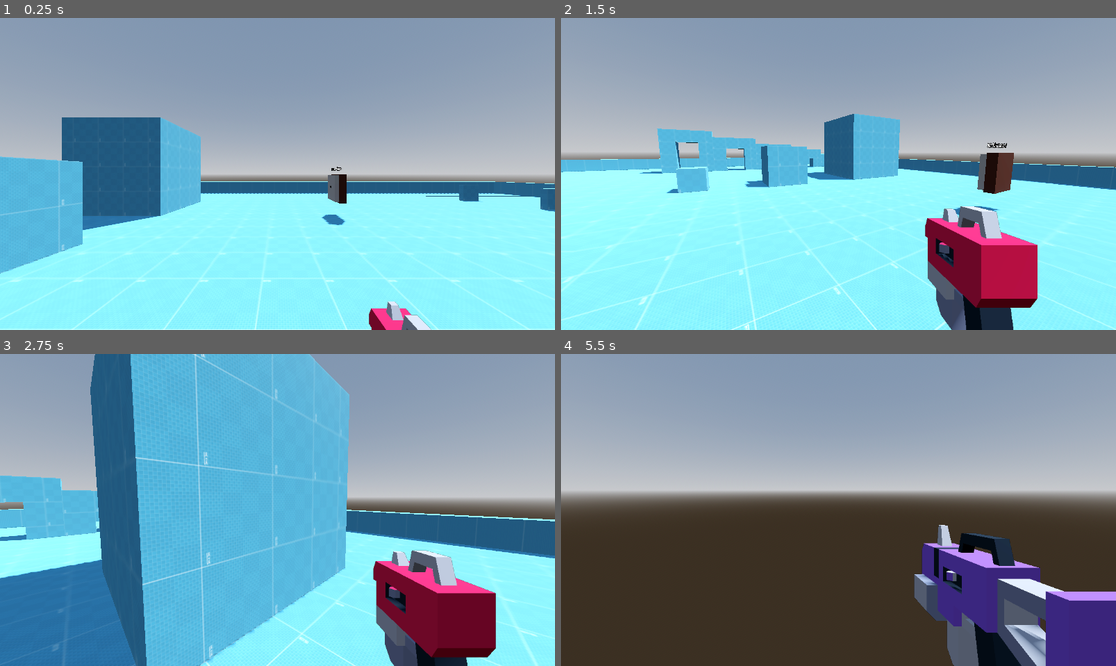
Above: before the commit, frames 1-4 (two rows, left to right).
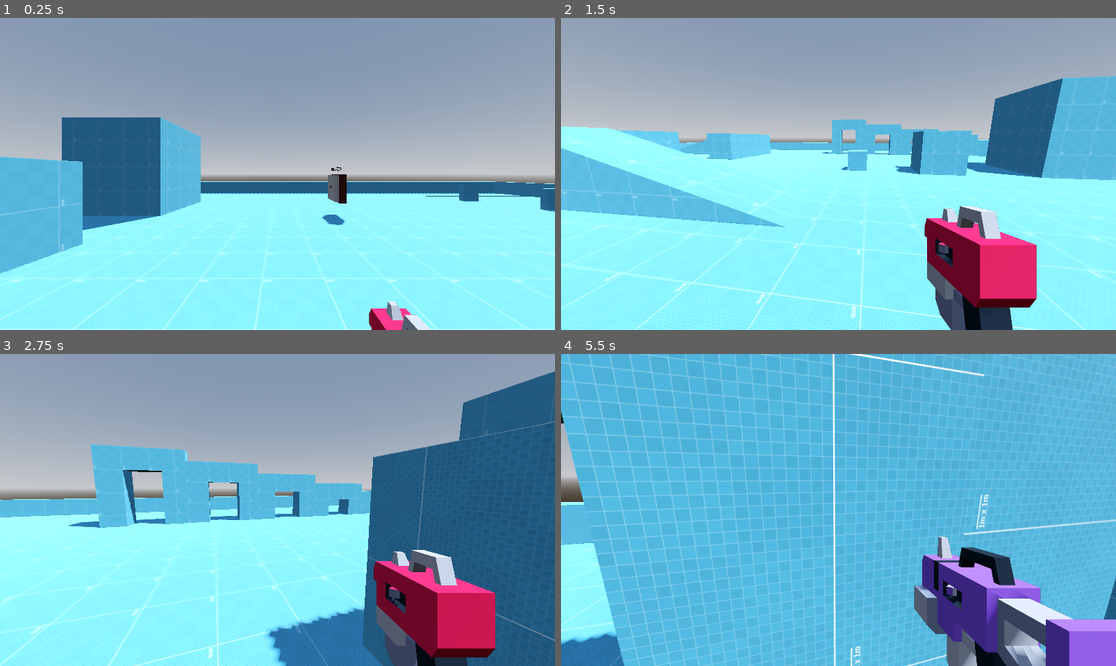
Above: after the commit, the same moments.

Repository: dragon1freak/fps-template
Game: Godot game, scene res://scenes/test_gym/test_gym.tscn
The game is run twice, just before and just after one commit, with the same random seed, the same clock (stepped at 60 frames per second) and the same inputs.
Inputs (mouse positions are in pixels of both pictures, inside the frame that each line leads up to):
- Up to frame 1 (0.25 s): no input
- Up to frame 2 (1.5 s): move the mouse to (960, 158) at 0.52 s; hold D (strafe_right) 0.53-1.28 s; click (960, 158) at 0.6 s; tap Space (jump) at 0.77 s; move the mouse to (810, 174) at 1.27 s; hold W (move_forward) from 1.28 s (still down); tap F (interact) at 1.35 s
- Up to frame 3 (2.75 s): keep holding W (move_forward); tap Space (jump) at 1.52 s; click (249, 510) at 1.55 s; move the mouse to (288, 503) at 2.02 s; click (288, 503) at 2.1 s
- Up to frame 4 (5.5 s): keep holding W (move_forward); move the mouse to (832, 516) at 2.77 s; tap Q (switch_weapon) at 2.85 s; tap Space (jump) at 3.02, 3.77, 4.52 s; click (832, 516) at 3.05 s; move the mouse to (877, 513) at 3.52 s; click (877, 513) at 3.6 s; tap R (reload) at 4.15 s; move the mouse to (794, 506) at 4.27 s; tap F (interact) at 4.35 s; click (794, 506) at 4.55 s; move the mouse to (844, 510) at 5.02 s; click (844, 510) at 5.1 s

The runs differ from the first frame. In frame 1, less than 0.1% of the frame differs, in the area x 66-78%, y 90-100%; in frame 2, 25%; in frame 3, 66%; in frame 4, 97%, in the area x 0-100%, y 0-100%.

Commit message:
Small changes, only set audio bus if it exists

Diff:
--- a/global/audio.gd
+++ b/global/audio.gd
@@ -52,7 +52,7 @@
 		elif next.stream is AudioStream:
 			next_player.stream = next.stream
 
-		if next_player.bus != next.bus:
+		if next_player.bus != next.bus and AudioServer.get_bus_index(next.bus) > 0:
 			next_player.bus = next.bus
 		next_player.volume_db = next.volume
 		next_player.play()
--- a/project.godot
+++ b/project.godot
@@ -18,6 +18,11 @@
 [autoload]
 
 Audio="*res://global/audio.gd"
+
+[display]
+
+window/size/viewport_width=1920
+window/size/viewport_height=1080
 
 [input]
 
--- a/scenes/player/player.gd
+++ b/scenes/player/player.gd
@@ -60,7 +60,7 @@
 	if rotation_target:
 		pivot.rotation.x = lerp_angle(pivot.rotation.x, rotation_target.x, delta * 25) # Rotate camera pivot up and down
 		rotation.y = lerp_angle(rotation.y, rotation_target.y, delta * 25) # Rotate player left and right
-		main_camera.rotation.z = lerp_angle(main_camera.rotation.z, clamp(rotation_target.y - previous_rotation, -0.15, 0.15) * 25 * delta, delta * 5) # Slight camera tilt based on rotation speed
+		main_camera.rotation.z = lerp_angle(main_camera.rotation.z, clamp(rotation_target.y - previous_rotation, -0.15, 0.15) * 25 * delta, delta * 10) # Slight camera tilt based on rotation speed
 		previous_rotation = rotation_target.y
 
 	container.position = lerp(container.position, (basis.inverse() * -velocity / 50).clampf(-0.05, 0.05), delta * 5) # Moves the weapon container around during movement
--- a/scenes/player/weapon_states/shoot.gd
+++ b/scenes/player/weapon_states/shoot.gd
@@ -6,14 +6,30 @@
 	do_shoot()
 
 
+func exit() -> void:
+	if shoot_timer.timeout.is_connected(_post_shoot):
+		shoot_timer.timeout.disconnect(_post_shoot)
+	shoot_timer = null
+
+
+func _process(delta: float) -> void:
+	if Input.is_action_just_pressed("reload") and current_weapon.current_magazine < current_weapon.max_magazine_size:
+		transition("reload")
+
+
+var shoot_timer : SceneTreeTimer
 func do_shoot() -> void:
 	# Play shoot sounds
 	if current_weapon.sound_shoot:
 		Audio.play(current_weapon.sound_shoot, "SFX")
 	current_weapon.current_magazine -= 1
 
-	await get_tree().create_timer(current_weapon.fire_rate).timeout
+	shoot_timer = get_tree().create_timer(current_weapon.fire_rate)
+	shoot_timer.timeout.connect(_post_shoot)
 
+
+
+func _post_shoot() -> void:
 	if current_weapon.sound_post_shoot:
 		Audio.play(current_weapon.sound_post_shoot, "SFX")
 
Not shown, changed: sounds/weapons/reload_end.ogg
Not shown, changed: sounds/weapons/reload_step.ogg
Not shown, changed: sounds/weapons/start_reload.ogg
